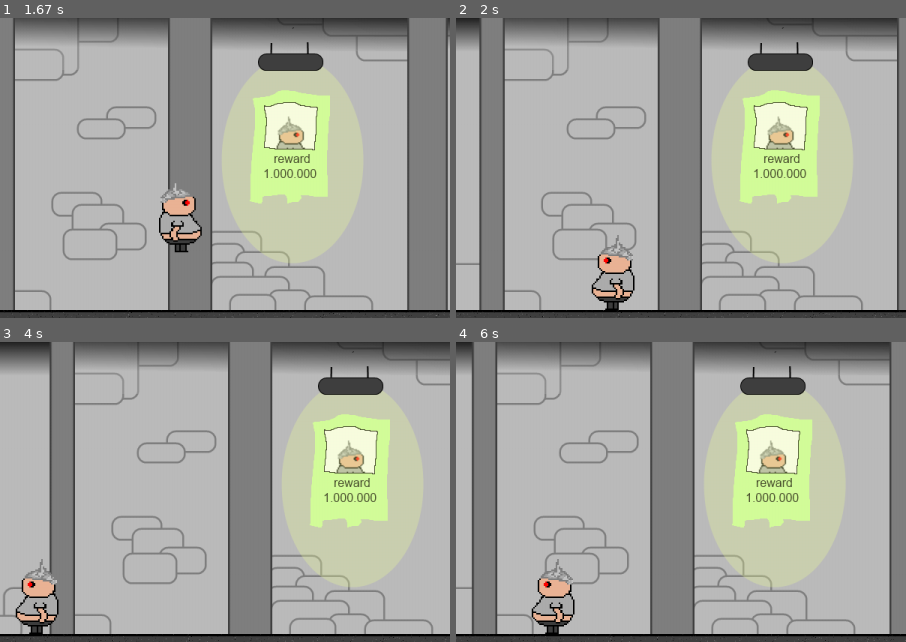
Above: before the commit, frames 1-4 (two rows, left to right).
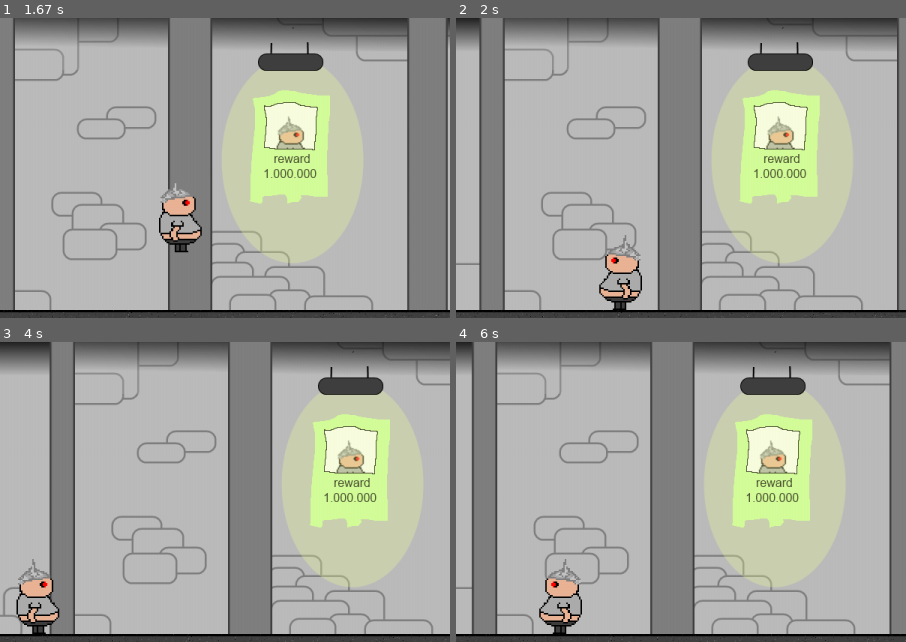
Above: after the commit, the same moments.

Repository: NikMatyukhin/true_pygame
Game: pygame game, started from src/main.py
Same seed, same stepped clock (60 frames per second), same inputs: the game is played once before the commit and once after it.
Inputs:
- Up to frame 1 (1.67 s): hold Right 0.33-0.8 s; hold Up 0.83-1.13 s; hold Right 1.17-1.63 s
- Up to frame 2 (2 s): hold Left from 1.67 s (still down)
- Up to frame 3 (4 s): release Left at 2.2 s; hold Left 2.23-2.63 s; hold Up 2.67-3.03 s; hold Right 3.07-3.7 s; hold Left from 3.73 s (still down)
- Up to frame 4 (6 s): release Left at 4.2 s; hold Right 4.23-4.7 s; hold Up 4.73-5.03 s; hold Right 5.07-5.53 s; hold Left from 5.57 s (still down)
The pictures show only the part of the screen within x 0-50%, y 26-76%; the shares and areas given below are measured in that part.

Frame 1 is identical in both runs. In frame 2, 1.1% of the frame differs, in the area x 30-42%, y 72-98%; in frame 3, 0.9%; in frame 4, 1.1%, in the area x 16-28%, y 72-98%.

Commit message:
Коментарии обновлены

Diff:
--- a/src/player.py
+++ b/src/player.py
@@ -22,7 +22,8 @@
         # проверка что мы стоим на полу и нажали клавишу вверх - начало прыжка
         if self.rect.bottom == self.floor and keys[pygame.K_UP]:
 
-            # зачем-то обнулили горизонтальный импульс, но ладно
+            # обнуляем горизонтальный импульс
+            # дабы не прыгать на месте в разные стороны
             self.horizontal_impulse = False
 
             # если прыгаем налево
@@ -41,6 +42,7 @@
 
             # уменьшение импульса... потому что ноль вверху, точно
             # FIXME: а почему 14?
+            # FIXME: Эмпирически выяснено, что это лучший прыжок
             self.vertical_impulse = -14.
 
         # если вертикальный импульс отличен от нуля
@@ -58,8 +60,8 @@
                     self.image = pygame.transform.flip(self.image, 1, 0)
                 self.go_to_right = True
 
-            # яблятьвахуе, это что за чудо? я умер и не понял, что это значит
-            if self.rect.bottom + self.vertical_impulse > self.floor:
+            # проверяем не перелетим ли мы пол
+            if int(self.rect.bottom + self.vertical_impulse) > self.floor:
                 self.rect.y = self.player_level
                 self.vertical_impulse = 0
             else:
